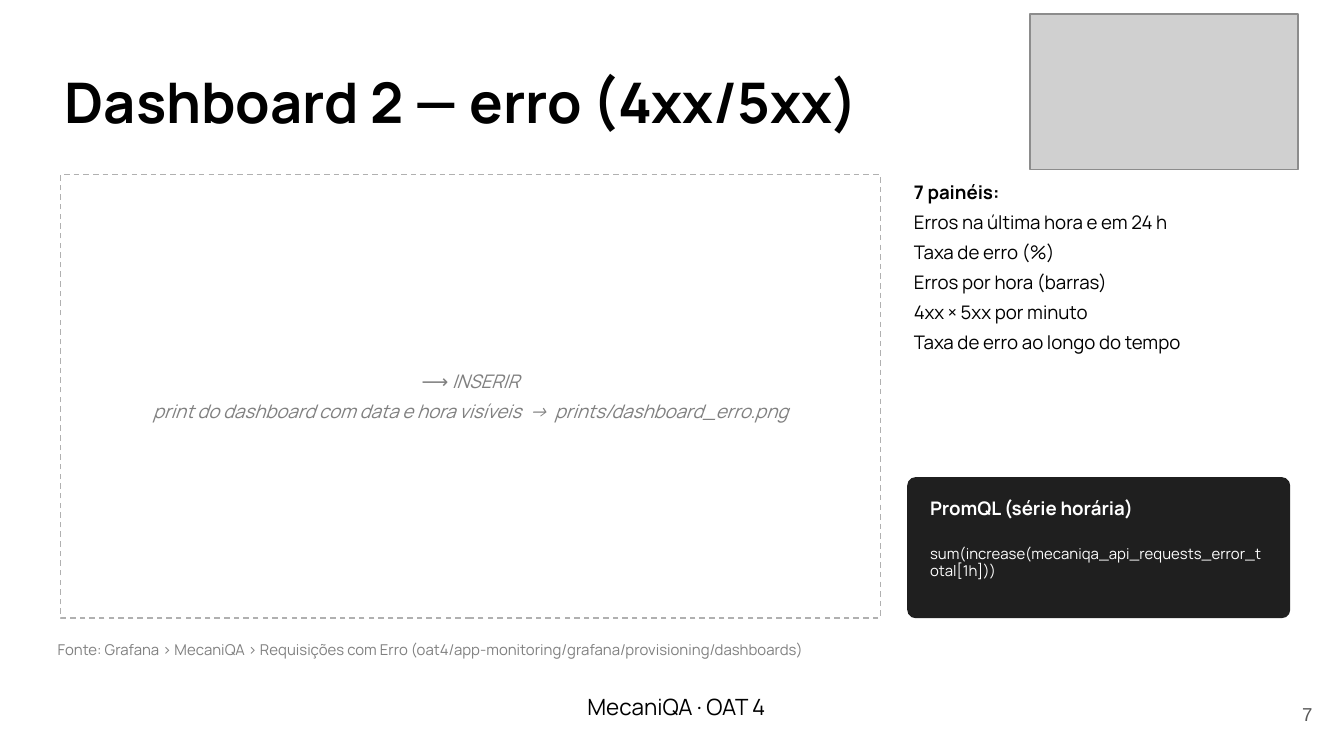
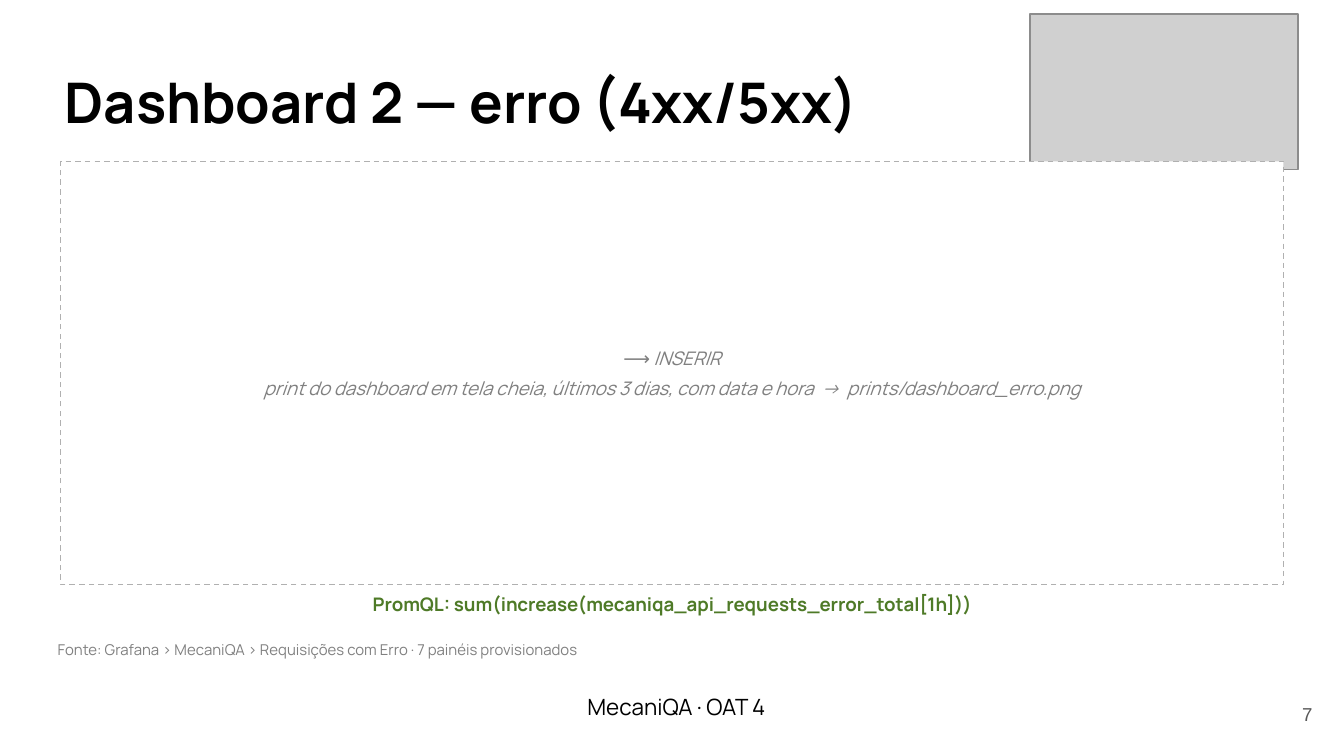
Before and after one commit to LenilsonSoares/mecaniQA-nuvem-macapa, a slide deck: slide 7 of oat4/apresentacao/mecaniQA_oat4_macapa.pptx. Drawn at 1344x756 pixels with LibreOffice and Linux fonts; fonts in the diff are those of the drawing; grey boxes stand for pictures. Boxes give left, top, right and bottom in pixels: in the first picture for what was removed or moved away, otherwise in the second. Text is boxed around its words. In the diff, an @@ line names an element or a change of style, - is before the commit and + after.

Commit message:
feat(oat4): slides com imagens grandes e pouco texto
- prints do ambiente e dos dashboards ocupam o slide inteiro
- contexto, features, modelo e conclusão com menos texto e números em destaque
- o texto de apoio fica nas anotações (roteiro de fala)
- guia de prints com os novos nomes

```diff
--- a/oat4/apresentacao/mecaniQA_oat4_macapa.pptx
+++ b/oat4/apresentacao/mecaniQA_oat4_macapa.pptx
@@ rectangle: place and size @@
-rectangle at <box>60,175,880,618</box>
+rectangle at <box>60,161,1284,585</box>
@@ text "⟶ INSERIR": place and size @@
-text "⟶ INSERIR" at <box>153,374,789,423</box>
+text "⟶ INSERIR" at <box>264,351,1081,400</box>
@@ text removed at <box>914,184,1180,354</box> @@
-7 painéis:
-Erros na última hora e em 24 h
-Taxa de erro (%)
-Erros por hora (barras)
-4xx × 5xx por minuto
-Taxa de erro ao longo do tempo
@@ text at <box>264,380,1081,400</box>: text changed @@
-print do dashboard com data e hora visíveis → prints/dashboard_erro.png
+print do dashboard em tela cheia, últimos 3 dias, com data e hora → prints/dashboard_erro.png
@@ rounded rectangle removed at <box>907,477,1290,618</box> @@
@@ text removed at <box>930,499,1133,519</box> @@
-PromQL (série horária)
@@ text at <box>373,594,972,616</box>: text changed; size 8 to 10 pt; text colour #FFFFFF to #4E7A27; bold on @@
-sum(increase(mecaniqa_api_requests_error_total[1h]))
+PromQL: sum(increase(mecaniqa_api_requests_error_total[1h]))
@@ text at <box>58,643,577,659</box>: text changed @@
-Fonte: Grafana › MecaniQA › Requisições com Erro (oat4/app-monitoring/grafana/provisioning/dashboards)
+Fonte: Grafana › MecaniQA › Requisições com Erro · 7 painéis provisionados
```
Also in this commit, not shown: 7 other slides changed, 3 other files.
